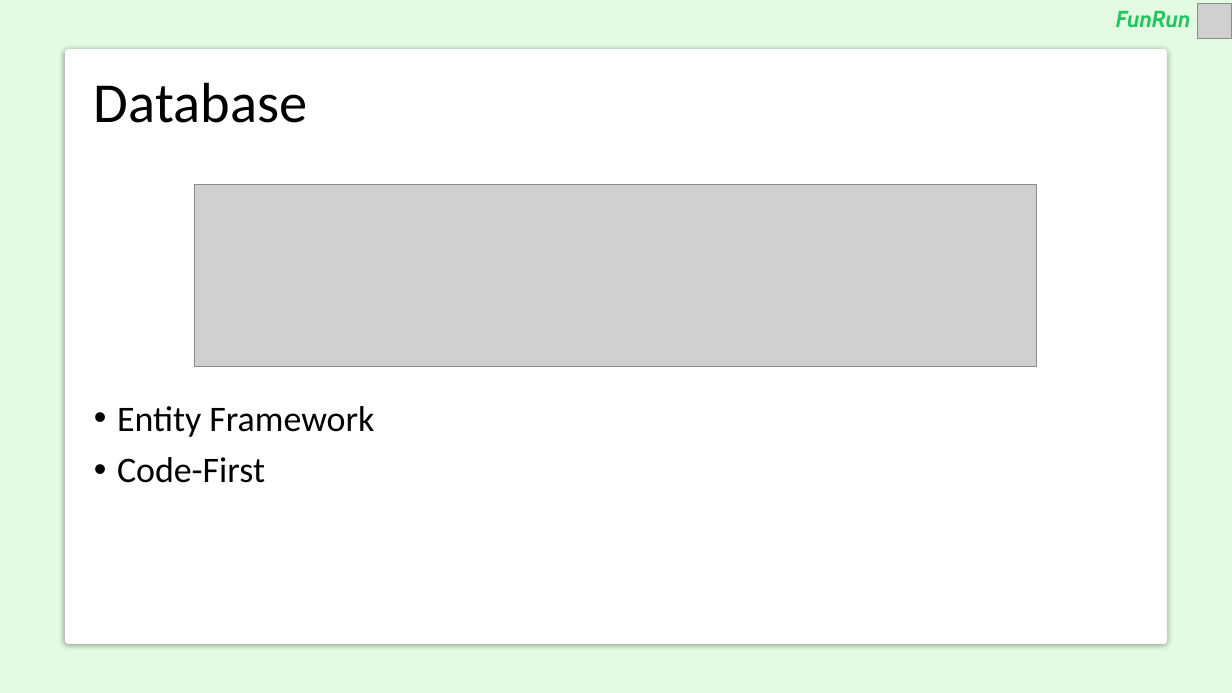
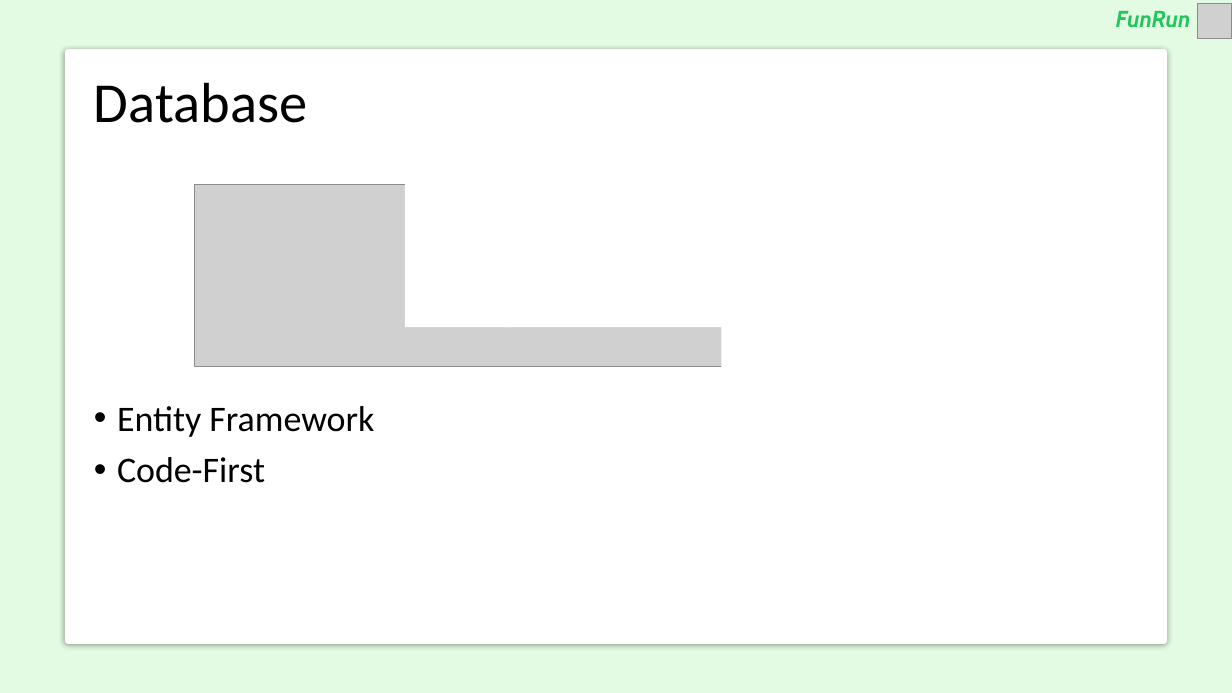
Before and after one commit to Graesholt/Svendeproeve, a slide deck: slide 10 of Fremlæggelse.pptx. Drawn at 1232x693 pixels with LibreOffice and Linux fonts; fonts in the diff are those of the drawing; grey boxes stand for pictures. Boxes give left, top, right and bottom in pixels: in the first picture for what was removed or moved away, otherwise in the second. Text is boxed around its words. In the diff, an @@ line names an element or a change of style, - is before the commit and + after.

```diff
--- a/Fremlæggelse.pptx
+++ b/Fremlæggelse.pptx
@@ rectangle added at [405,179,511,327], fill #FFFFFF @@
@@ rectangle added at [505,178,727,327], fill #FFFFFF @@
@@ rectangle added at [722,177,828,372], fill #FFFFFF @@
@@ rectangle added at [822,177,1044,372], fill #FFFFFF @@
```
Also in this commit, not shown: 7 other slides changed, 2 slides removed, 8 other files.
